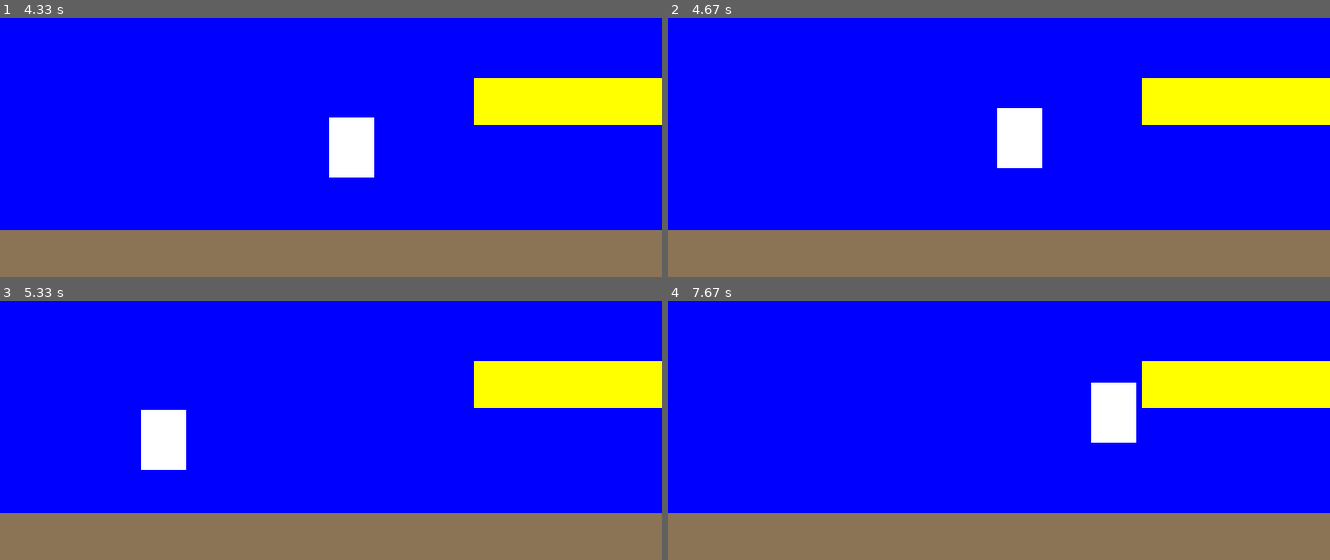
Above: before the commit, frames 1-4 (two rows, left to right).
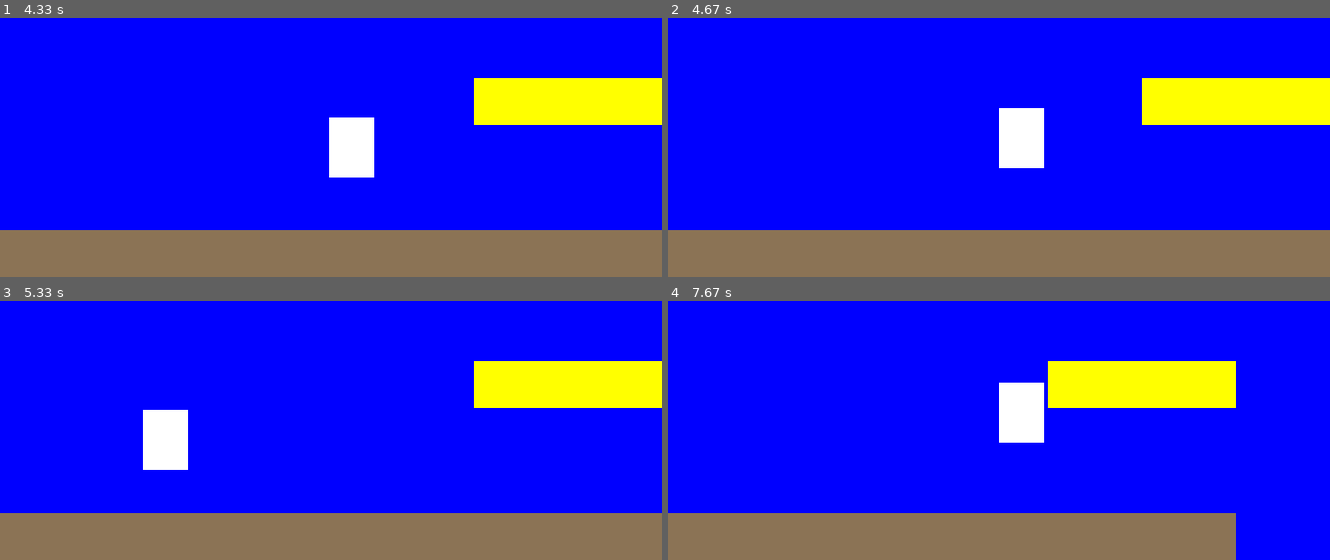
Above: after the commit, the same moments.

Repository: saegl5/myprojects
Game: pygame game, started from mario.py
Same seed, same stepped clock (60 frames per second), same inputs: the game is played once before the commit and once after it.
Inputs (mouse positions are in pixels of both pictures, inside the frame that each line leads up to):
- Up to frame 1 (4.33 s): hold Right 0.33-0.8 s; move the mouse to (304, 59) at 0.37 s; hold Right 0.83-1.3 s; move the mouse to (542, 23) at 0.87 s; tap Space at 0.9, 1.2, 1.4, 1.7, 2.4, 2.7, 3.07, 3.37, 3.57, 3.87, 4.07 s; hold Left 1.33-1.87 s; move the mouse to (172, 41) at 1.37 s; hold Right 2.33-2.97 s; move the mouse to (outside the picture) at 2.37 s; hold Left 3-3.47 s; move the mouse to (410, 77) at 3.03 s; hold Right 3.5-3.97 s; move the mouse to (outside the picture) at 3.53 s; hold Right from 4 s (still down); move the mouse to (92, 23) at 4.03 s
- Up to frame 2 (4.67 s): tap Space at 4.37, 4.57 s; release Right at 4.47 s; hold Left from 4.5 s (still down); move the mouse to (1005, 87) at 4.53 s
- Up to frame 3 (5.33 s): tap Space at 4.87, 5.13 s; release Left at 5.03 s; hold Left from 5.07 s (still down); move the mouse to (outside the picture) at 5.1 s
- Up to frame 4 (7.67 s): tap Space at 5.43, 5.57, 5.87, 6.23, 6.53, 6.73, 7.03, 7.23, 7.53 s; release Left at 5.47 s; hold Right 5.5-6.13 s; move the mouse to (1250, 500) at 5.53 s; hold Left 6.17-6.63 s; move the mouse to (1171, 394) at 6.2 s; hold Right 6.67-7.13 s; move the mouse to (outside the picture) at 6.7 s; hold Right 7.17-7.63 s; move the mouse to (outside the picture) at 7.2 s

Frame 1 is identical in both runs. In frame 2, 0.1% of the frame differs, in the area x 49-57%, y 34-58%; in frame 3, 0.1%; in frame 4, 10%, in the area x 50-100%, y 23-100%.

Commit message:
moving ground and platform

Diff:
--- a/mario.py
+++ b/mario.py
@@ -24,6 +24,7 @@
 first = True # hopping
 halt = True # walking
 on = True # ground or platform
+l = canvas.SIZE[0]/2 # where world starts moving
 # Other constants and variables
 
 ground = Rectangle(canvas.SIZE[0], GH)
@@ -81,6 +82,22 @@
             mario.rect.left = platform.rect.right
         if halt == True:
             x_inc = 0
+    diff = abs(mario.rect.x - l) # not interested in sign
+    if mario.rect.x >= l: # move world leftward
+        ground.rect.x -= diff
+        platform.rect.x -= diff
+        mario.rect.x = l # keep mario still
+    elif mario.rect.x < l: # move world back
+        if ground.rect.x < 0: # resets initial positions
+            if ground.rect.x + diff > 0: # check gap
+                gap = ground.rect.x + diff
+                ground.rect.x += diff - gap
+                platform.rect.x += diff - gap
+                mario.rect.x = l # arguably redundant
+            else:
+                ground.rect.x += diff
+                platform.rect.x += diff
+                mario.rect.x = l
 
     mario.rect.y += y_inc # mario.rect.y truncates decimal point, but okay, simply causes delay
     hit_ground = pygame.sprite.spritecollide(mario, grounds, False)
